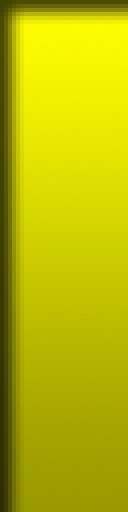
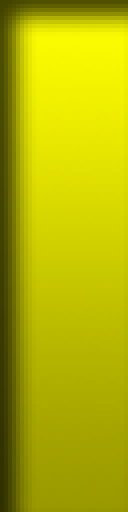
Layer changes from the first w=128, h=512 image to the second:
pixels changed over (0, 0, 128, 512) (layer not identified)
